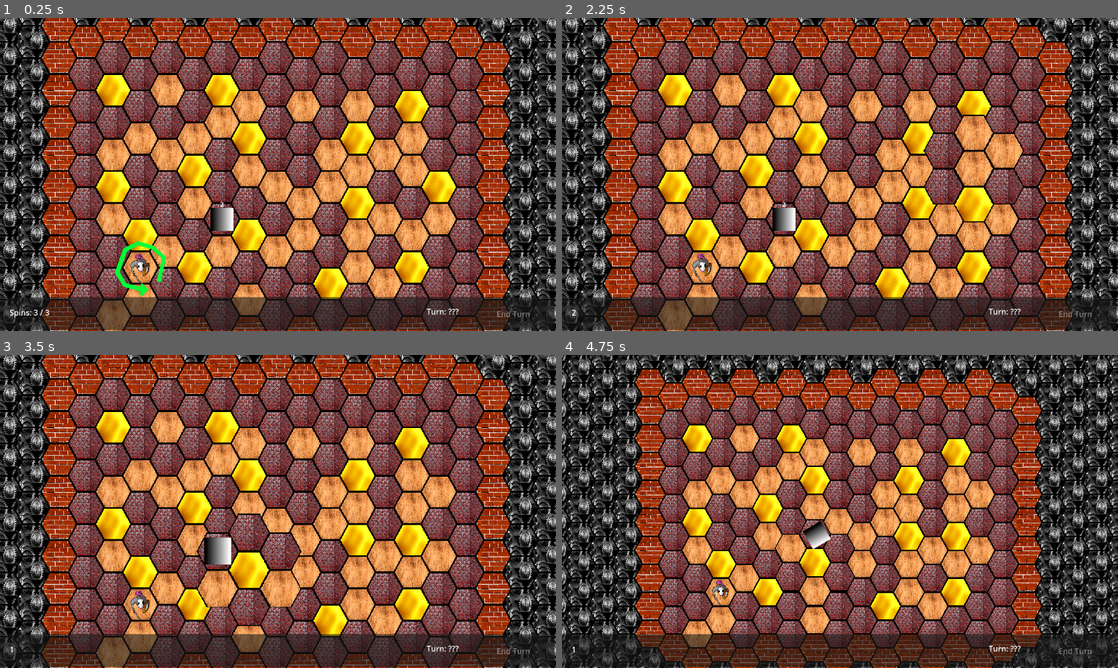
Above: before the commit, frames 1-4 (two rows, left to right).
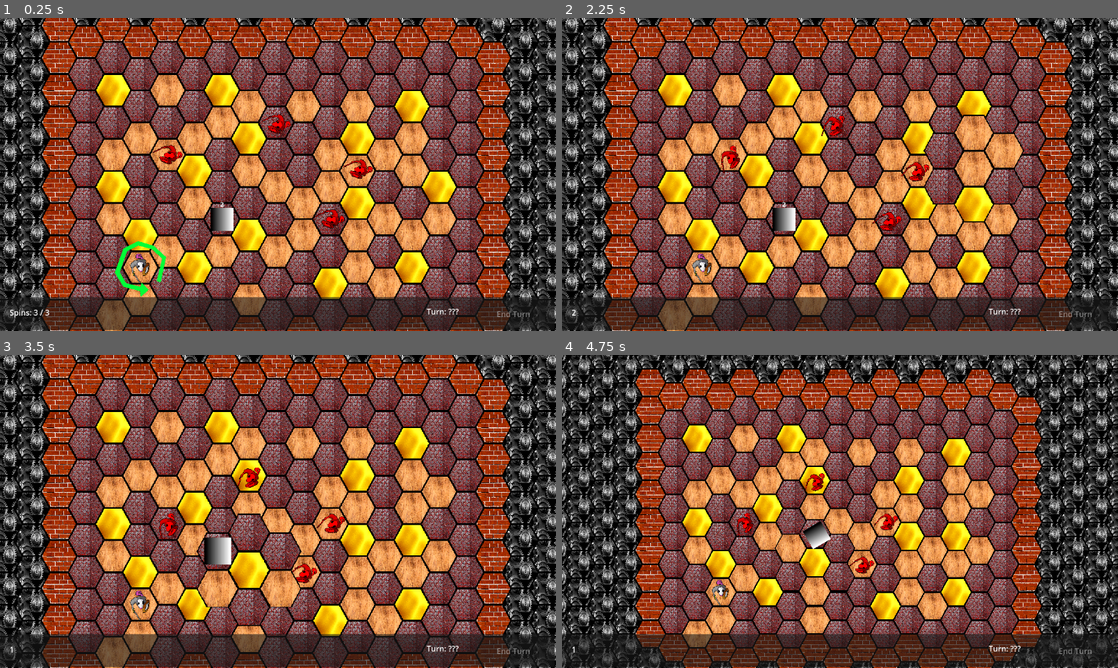
Above: after the commit, the same moments.

Repository: collin-wright1/pizza-jam
Game: Godot game, scene res://scenes/game_controller.tscn
Two runs of this game, one before a commit and one after it. Both use one fixed random seed, a clock stepped at 60 frames per second and the inputs below.
Inputs (mouse positions are in pixels of both pictures, inside the frame that each line leads up to):
- Up to frame 1 (0.25 s): no input
- Up to frame 2 (2.25 s): tap Enter (ui_accept) at 0.5, 0.77 s; move the mouse to (962, 158) at 0.52 s; hold Right (rotate_right) 0.53-1.25 s; tap C at 0.6 s; click (962, 158) at 0.67 s; drag from (728, 190) to (701, 268) at 1.27 s; move the mouse to (895, 105) at 2.02 s; hold Right (rotate_right) from 2.03 s (still down); tap Space (show_moves) at 2.1 s
- Up to frame 3 (3.5 s): tap C at 2.3 s; release Right (rotate_right) at 2.75 s; drag from (250, 574) to (111, 464) at 2.77 s
- Up to frame 4 (4.75 s): move the mouse to (1006, 558) at 3.52 s; hold Left (rotate_left) 3.53-4.25 s; tap Mouse wheel down (zoom_out) at 3.6 s; tap Enter (ui_accept) at 3.77 s; tap C at 3.8 s; drag from (673, 464) to (717, 592) at 4.27 s

The runs differ from the first frame. In frame 1, 0.6% of the frame differs, in the area x 27-68%, y 30-68%; in frame 2, 0.6%; in frame 3, 0.6%; in frame 4, 0.5%.

Commit message:
Added Enemy movement to game controller
Added villain to enemy group

Diff:
--- a/scenes/game_controller.tscn
+++ b/scenes/game_controller.tscn
@@ -1,7 +1,8 @@
-[gd_scene load_steps=4 format=4 uid="uid://by4174pqnrkcd"]
+[gd_scene load_steps=5 format=4 uid="uid://by4174pqnrkcd"]
 
 [ext_resource type="Script" path="res://scripts/game_controller.gd" id="1_myg7p"]
 [ext_resource type="PackedScene" uid="uid://b72wqoj6jd72s" path="res://scenes/test_area.tscn" id="2_32ljh"]
+[ext_resource type="PackedScene" uid="uid://dwo373kpn6los" path="res://scenes/villain.tscn" id="3_qyy45"]
 
 [sub_resource type="Environment" id="Environment_ofsct"]
 background_mode = 3
@@ -32,6 +33,18 @@
 [node name="Training Dummy" parent="TestArea/EnemyHolder" index="0"]
 position = Vector2(426, 358)
 
+[node name="Enemy" parent="TestArea/EnemyHolder" index="1" instance=ExtResource("3_qyy45")]
+position = Vector2(801, 217)
+
+[node name="Enemy2" parent="TestArea/EnemyHolder" index="2" instance=ExtResource("3_qyy45")]
+position = Vector2(723, 354)
+
+[node name="Enemy3" parent="TestArea/EnemyHolder" index="3" instance=ExtResource("3_qyy45")]
+position = Vector2(574, 92)
+
+[node name="Enemy4" parent="TestArea/EnemyHolder" index="4" instance=ExtResource("3_qyy45")]
+position = Vector2(275, 177)
+
 [node name="WorldEnvironment" type="WorldEnvironment" parent="."]
 environment = SubResource("Environment_ofsct")
 
--- a/scenes/villain.tscn
+++ b/scenes/villain.tscn
@@ -21,7 +21,7 @@
 [sub_resource type="CircleShape2D" id="CircleShape2D_ufdpd"]
 radius = 25.9422
 
-[node name="Villain" type="CharacterBody2D"]
+[node name="Villain" type="CharacterBody2D" groups=["Enemy"]]
 rotation = 1.5708
 script = ExtResource("1_gdtyu")
 
--- a/scripts/game_controller.gd
+++ b/scripts/game_controller.gd
@@ -33,6 +33,8 @@
 
 			if(characters_have_moved == false):
 				for unit in characters:
+					if unit.has_method("target_hero"):
+						unit.target_hero()
 					if unit.has_method("move_forward"):
 						unit.move_forward()
 				characters_have_moved = true
--- a/scripts/villain.gd
+++ b/scripts/villain.gd
@@ -38,9 +38,8 @@
 
 func _input(event: InputEvent) -> void:
 	if event is InputEventKey:
-		if event.pressed and event.keycode == KEY_C:
+		if event.pressed and event.keycode == KEY_SPACE:
 			target_hero()
-		if event.pressed and event.keycode == KEY_SPACE:
 			move_forward()
 
 		else:
